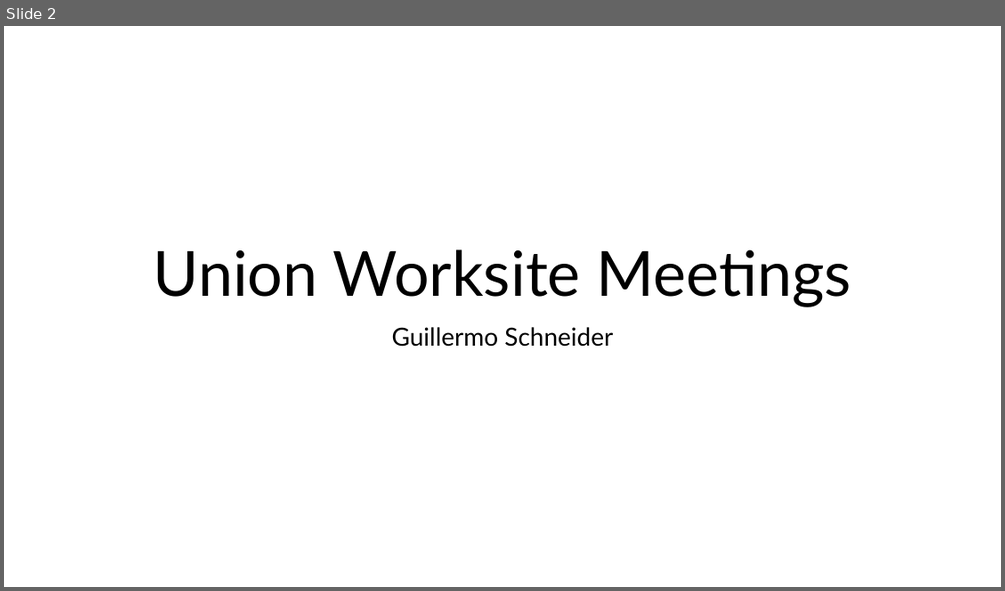
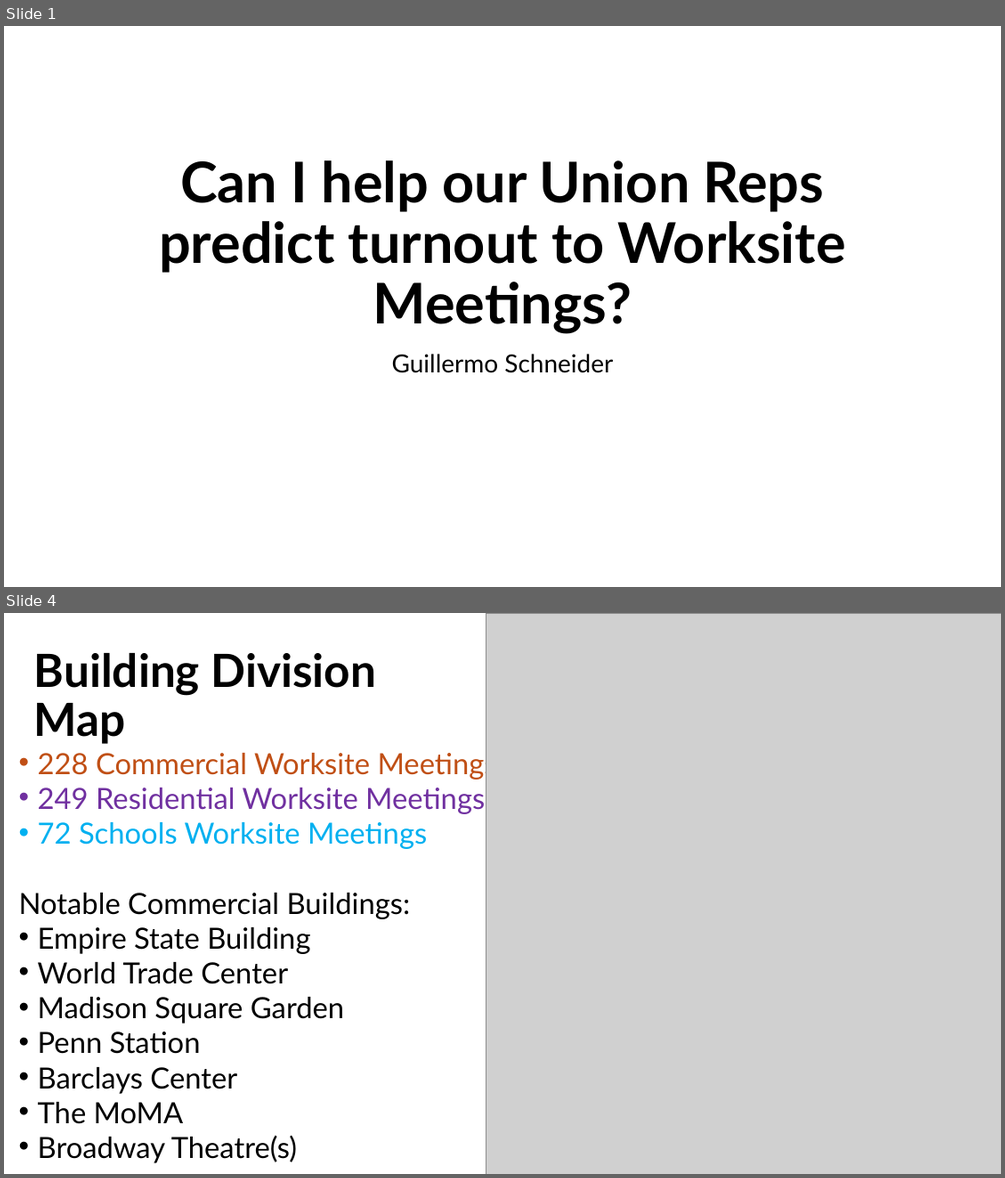
Before and after one commit to GuillermoCharlesSchneider/DATA-606, a slide deck: Project/FinalProjectPresentation.pptx. Shown one above the other, each under a label of ours: slide 2 before the commit, slides 1 and 4 after it; the slides between them are not shown. The pictures are 1005x591 and 1005x1178 pixels, drawn with LibreOffice and Linux fonts; fonts in the diff are those of the drawing; grey boxes stand for pictures. Boxes give left, top, right and bottom in pixels: in the first picture for what was removed or moved away, otherwise in the second. Text is boxed around its words. In the diff, an @@ line names an element or a change of style, - is before the commit and + after.

```diff
--- a/Project/FinalProjectPresentation.pptx
+++ b/Project/FinalProjectPresentation.pptx
@@ slide 4 added at (4, 613, 1001, 1174), background #FFFFFF @@
@@ picture added at (486, 613, 1001, 1174) @@
@@ title added at (34, 653, 377, 744), 44 pt, text #000000, bold @@
+Building Division Map
@@ text added at (19, 748, 497, 1163), 28.1 pt, text #000000 @@
+• 228 Commercial Worksite Meetings
+• 249 Residential Worksite Meetings
+• 72 Schools Worksite Meetings
+Notable Commercial Buildings:
+• Empire State Building
+• World Trade Center
+• Madison Square Garden
+• Penn Station
+• Barclays Center
+• The MoMA
+• Broadway Theatre(s)
@@ what was slide 2 is now slide 1 @@
@@ slide 1 changed as well @@
@@ title at (159, 160, 846, 334): text changed; size 60 to 54 pt; bold on @@
-Union Worksite Meetings
+Can I help our Union Reps predict turnout to Worksite Meetings?
@@ subtitle "Guillermo Schneider": place and size @@
-subtitle "Guillermo Schneider" at (392, 327, 613, 346)
+subtitle "Guillermo Schneider" at (392, 354, 613, 373)
```
Also in this commit, not shown: 12 other slides added, 6 slides removed, 4 other files.
